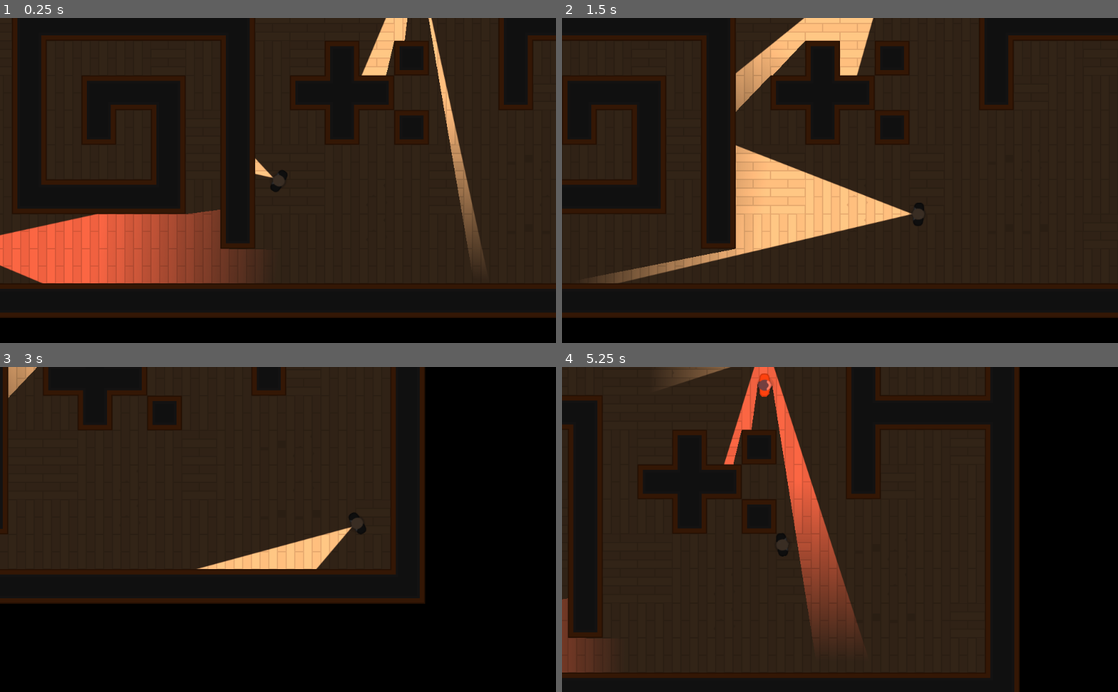
Above: before the commit, frames 1-4 (two rows, left to right).
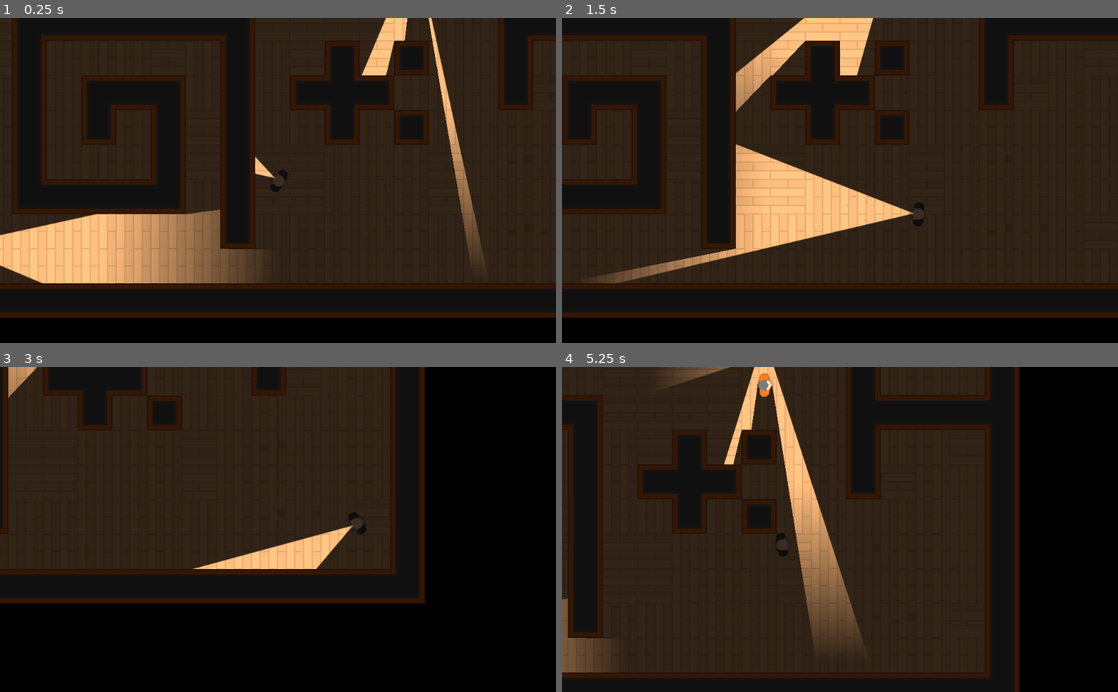
Above: after the commit, the same moments.

Repository: ikostan/HeistMeisters
Game: Godot game, scene res://Levels/TemplateLevel.tscn
The game is run twice, just before and just after one commit, with the same random seed, the same clock (stepped at 60 frames per second) and the same inputs.
Inputs (mouse positions are in pixels of both pictures, inside the frame that each line leads up to):
- Up to frame 1 (0.25 s): no input
- Up to frame 2 (1.5 s): move the mouse to (962, 164) at 0.52 s; hold D (move_right) 0.53-1.28 s; tap E (torch_on) at 0.6, 1.35 s; move the mouse to (728, 196) at 1.27 s; hold C (move_down) from 1.28 s (still down)
- Up to frame 3 (3 s): move the mouse to (333, 458) at 2.02 s; release C (move_down) at 2.03 s; hold D (move_right) 2.03-2.78 s; tap E (torch_on) at 2.1, 2.85 s; move the mouse to (250, 594) at 2.77 s; hold W (move_up) from 2.78 s (still down)
- Up to frame 4 (5.25 s): move the mouse to (1006, 578) at 3.52 s; release W (move_up) at 3.53 s; hold A (move_left) 3.53-5.03 s; tap E (torch_on) at 3.6, 4.35, 5.1 s; move the mouse to (673, 480) at 4.27 s; move the mouse to (867, 529) at 5.02 s; hold C (move_down) from 5.03 s (still down)

The runs differ from the first frame. In frame 1, 7.9% of the frame differs, in the area x 0-50%, y 42-82%; in frame 2, 0.3%; in frame 3, 0.2%; in frame 4, 4.6%.

Commit message:
player_in_view_range() + player_in_view_distance() change torch color + play alarm when Player object detected by security camera

Diff:
--- a/Characters/Player/Player.tscn
+++ b/Characters/Player/Player.tscn
@@ -6,14 +6,14 @@
 [ext_resource path="res://Lightmaps/Light2D.tscn" type="PackedScene" id=4]
 
 [node name="Player" instance=ExtResource( 1 )]
-collision_mask = 2
+collision_mask = 6
 script = ExtResource( 3 )
 
 [node name="Sprite" parent="." index="0"]
 texture = ExtResource( 2 )
 
 [node name="Light2D" parent="." index="3" instance=ExtResource( 4 )]
-position = Vector2( 14.7299, -1.25992 )
+position = Vector2( 12, 0 )
 offset = Vector2( 310, 0 )
 
 [node name="Camera2D" type="Camera2D" parent="." index="4"]
--- a/Levels/TemplateLevel.tscn
+++ b/Levels/TemplateLevel.tscn
@@ -10,11 +10,14 @@
 [node name="TileMap" type="TileMap" parent="."]
 tile_set = ExtResource( 1 )
 collision_layer = 2
+collision_mask = 5
 format = 1
 tile_data = PoolIntArray( -458763, 0, 0, -458762, 0, 2, -458761, 0, 2, -458760, 0, 2, -458759, 0, 2, -458758, 0, 2, -45 …(5095 unchanged characters)…
 
 [node name="TemplateCharacter" parent="." instance=ExtResource( 3 )]
 position = Vector2( 235.839, -82.5325 )
+collision_layer = 0
+collision_mask = 6
 
 [node name="Player" parent="." instance=ExtResource( 2 )]
 position = Vector2( -22.2236, 257.953 )
--- a/NPC/PlayerDetection.gd
+++ b/NPC/PlayerDetection.gd
@@ -1,9 +1,9 @@
 extends "res://Characters/TemplateCharacter/TemplateCharacter.gd"
-
 
 const RED = Color('e76767')
 const WHITE = Color('ffffff')
 const VIEW_RANGE = 20
+const VIEW_DISTANCE = 600
 
 var Player
 
@@ -13,18 +13,37 @@
 
 
 func _process(delta):
-
-	if player_detected():
+	if player_in_view_range() and player_in_view_distance():
 		$Light2D.color = RED
+		if not $AudioAlarm.playing:
+			$AudioAlarm.play()
 	else:
 		$Light2D.color = WHITE
+		$AudioAlarm.playing = false
 
 
-func player_detected():
+func player_in_view_range():
 	var camera_direction = Vector2(1,0).rotated(global_rotation)
 	var player_direction = (Player.position - global_position).normalized()
 
 	if abs(player_direction.angle_to(camera_direction)) < deg2rad(VIEW_RANGE):
 		return true
+	return false
+
+
+func player_in_view_distance():
+	var space = get_world_2d().direct_space_state
+	var collision_obj = space.intersect_ray(global_position,
+											Player.global_position,
+											[self],
+											collision_mask)
+
+	if not collision_obj:
+		return false
+
+	var distance_to_player = Player.global_position.distance_to(global_position)
+
+	if collision_obj.collider == Player and distance_to_player < VIEW_DISTANCE:
+		return true
 
 	return false
--- a/NPC/SecurityCamera/SecurityCam.tscn
+++ b/NPC/SecurityCamera/SecurityCam.tscn
@@ -6,6 +6,7 @@
 [ext_resource path="res://SFX/robot_arm_short_2.wav" type="AudioStream" id=4]
 [ext_resource path="res://SFX/robot_arm_short_1.wav" type="AudioStream" id=5]
 [ext_resource path="res://NPC/PlayerDetection.gd" type="Script" id=6]
+[ext_resource path="res://SFX/School_Fire_Alarm.wav" type="AudioStream" id=7]
 
 [sub_resource type="OccluderPolygon2D" id=1]
 cull_mode = 1
@@ -74,10 +75,15 @@
 occluder = SubResource( 1 )
 
 [node name="KinematicBody2D" type="KinematicBody2D" parent="."]
+collision_layer = 4
+collision_mask = 7
 script = ExtResource( 6 )
 __meta__ = {
 "_edit_group_": true
 }
+
+[node name="AudioAlarm" type="AudioStreamPlayer2D" parent="KinematicBody2D"]
+stream = ExtResource( 7 )
 
 [node name="Camera" type="Sprite" parent="KinematicBody2D"]
 position = Vector2( 6, 0 )
--- a/project.godot
+++ b/project.godot
@@ -51,6 +51,7 @@
 
 2d_physics/layer_1="Player"
 2d_physics/layer_2="Terrain"
+2d_physics/layer_3="NPC"
 
 [rendering]
 
Not shown: 1 places in NPC/SecurityCamera/SecurityCam.tscn that only renumber resources
Not shown, added: SFX/School_Fire_Alarm.wav.import
Not shown, added: SFX/School_Fire_Alarm.wav
